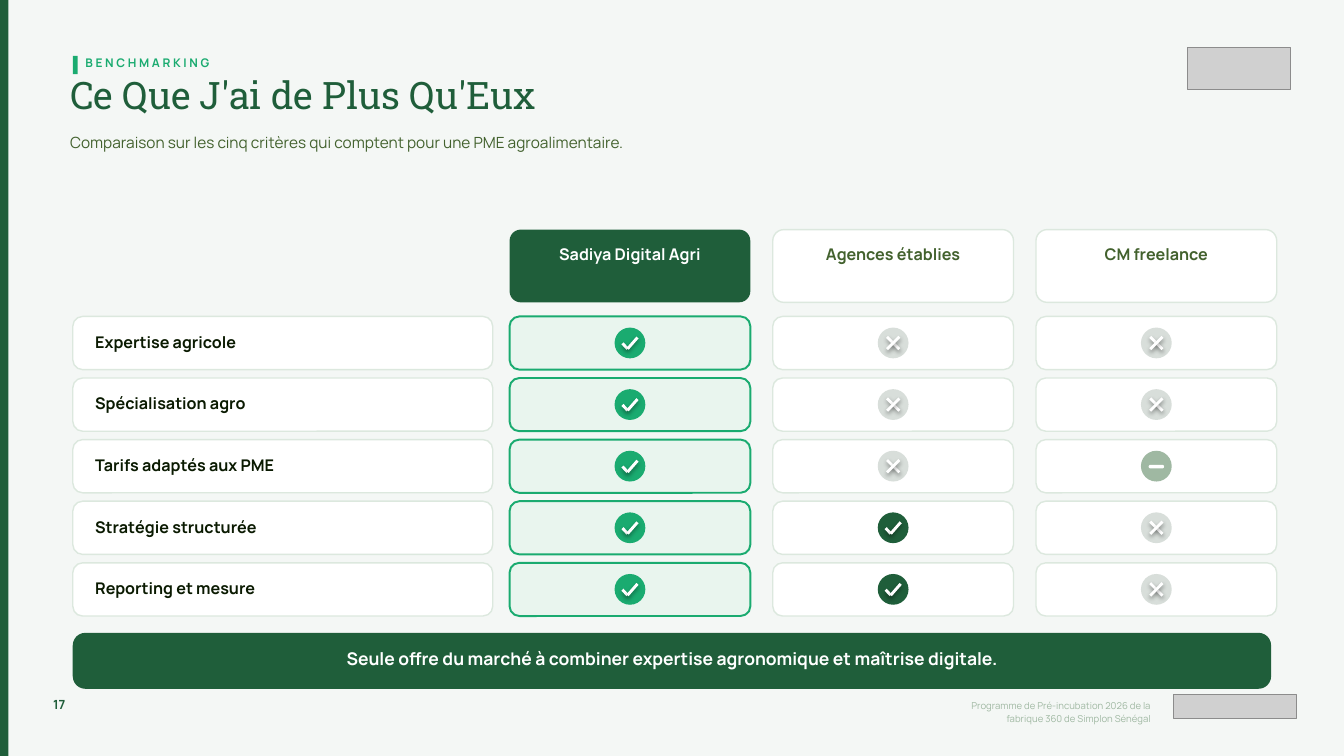
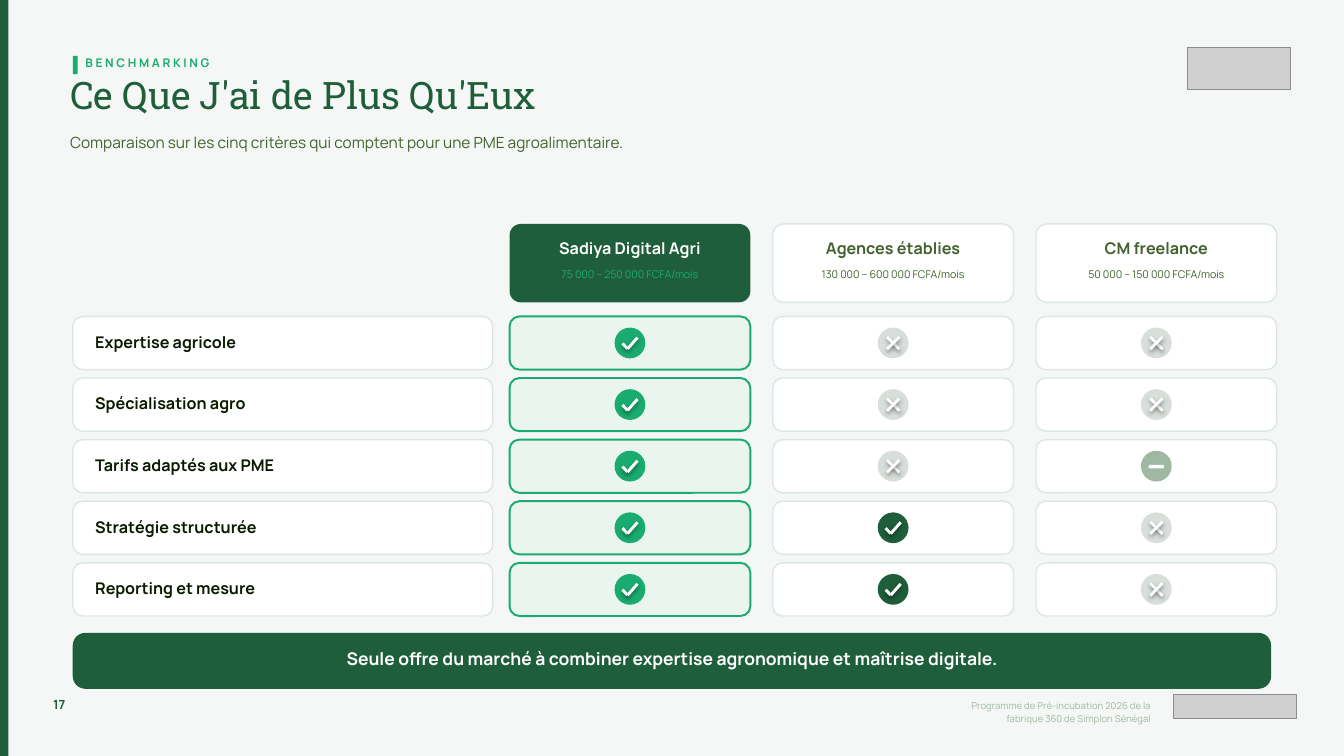
Before and after one commit to nenehsd/portefolio, a slide deck: slide 17 of Pitch_Deck_Sadiya_Digital_Agri.pptx. Drawn at 1344x756 pixels with LibreOffice and Linux fonts; fonts in the diff are those of the drawing; grey boxes stand for pictures. Boxes give left, top, right and bottom in pixels: in the first picture for what was removed or moved away, otherwise in the second. Text is boxed around its words. In the diff, an @@ line names an element or a change of style, - is before the commit and + after.

```diff
--- a/Pitch_Deck_Sadiya_Digital_Agri.pptx
+++ b/Pitch_Deck_Sadiya_Digital_Agri.pptx
@@ proportions changed in 3 elements at (773,224,1014,302), (1036,224,1277,302), (510,224,751,302) @@
@@ rounded rectangle: place and size @@
-rounded rectangle at (510,230,751,302)
+rounded rectangle at (510,224,751,302)
@@ rounded rectangle: place and size @@
-rounded rectangle at (773,230,1014,302)
+rounded rectangle at (773,224,1014,302)
@@ rounded rectangle: place and size @@
-rounded rectangle at (1036,230,1277,302)
+rounded rectangle at (1036,224,1277,302)
@@ line spacing 14.4pt to 13.8pt in 3 elements at (559,242,701,258), (826,241,960,258), (1105,242,1208,255) @@
@@ text added at (561,270,698,278), 7.6 pt, text #1AAB70 @@
+75 000 – 250 000 FCFA/mois
@@ text added at (822,270,965,278), 7.6 pt, text #42612D @@
+130 000 – 600 000 FCFA/mois
@@ text added at (1088,270,1224,278), 7.6 pt, text #42612D @@
+50 000 – 150 000 FCFA/mois
```
Also in this commit, not shown: 2 other slides changed, 4 other files.
